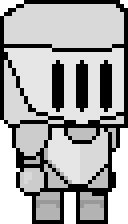
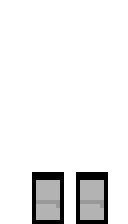
Comparing the layer stacks of the two (128, 224) images. Changes:
hid group "Arm" (3 layers) over bbox(12, 120, 52, 196)
hid group "Head" (2 layers) over bbox(0, 0, 128, 128)
hid group "Body" (2 layers) over bbox(16, 124, 112, 192)
hid group "Back Arm" (3 layers) over bbox(80, 120, 120, 196)
painted on "Feet" over bbox(36, 204, 84, 208)
